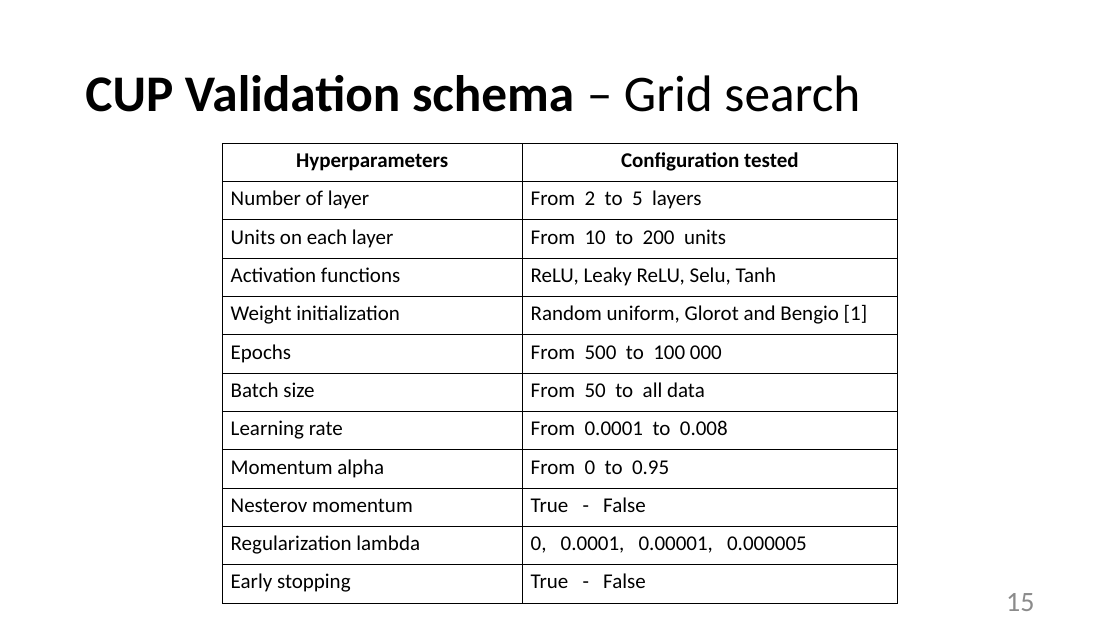
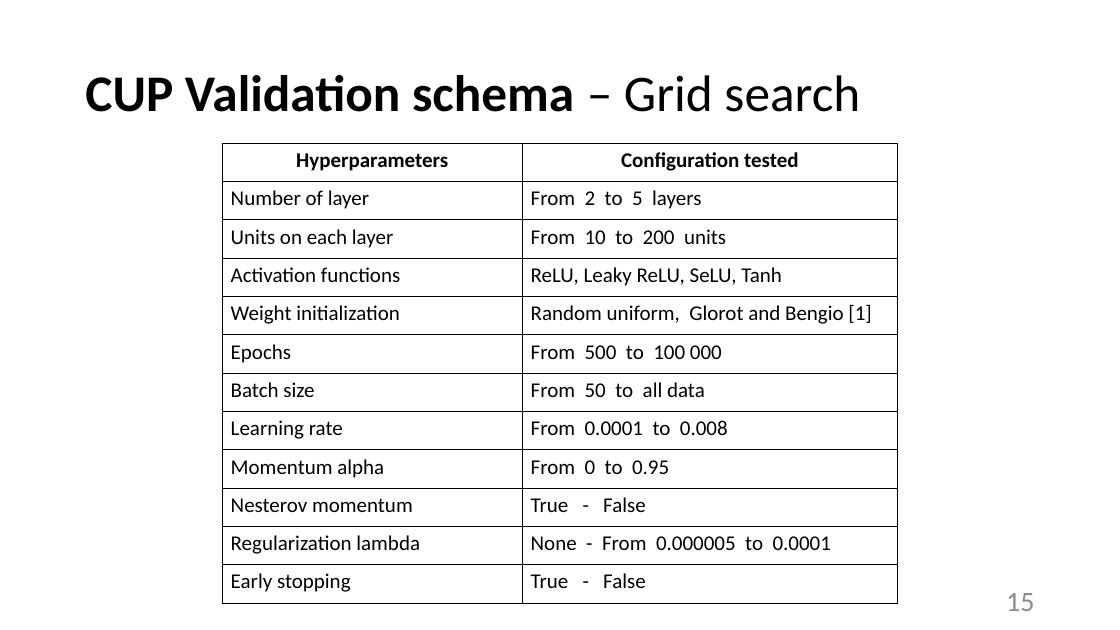
Before and after one commit to tommasoDR/NN-Implementation, a slide deck: slide 15 of Report.pptx. Drawn at 1120x630 pixels with LibreOffice and Linux fonts; fonts in the diff are those of the drawing. Boxes give left, top, right and bottom in pixels: in the first picture for what was removed or moved away, otherwise in the second. Text is boxed around its words. In the diff, an @@ line names an element or a change of style, - is before the commit and + after.

```diff
--- a/Report.pptx
+++ b/Report.pptx
@@ table at (223,144,898,603) @@
-row 4, column 2: ReLU, Leaky ReLU, Selu, Tanh
+row 4, column 2: ReLU, Leaky ReLU, SeLU, Tanh
-row 11, column 2: 0, 0.0001, 0.00001, 0.000005
+row 11, column 2: None - From 0.000005 to 0.0001
```
Also in this commit, not shown: 4 other slides changed.
